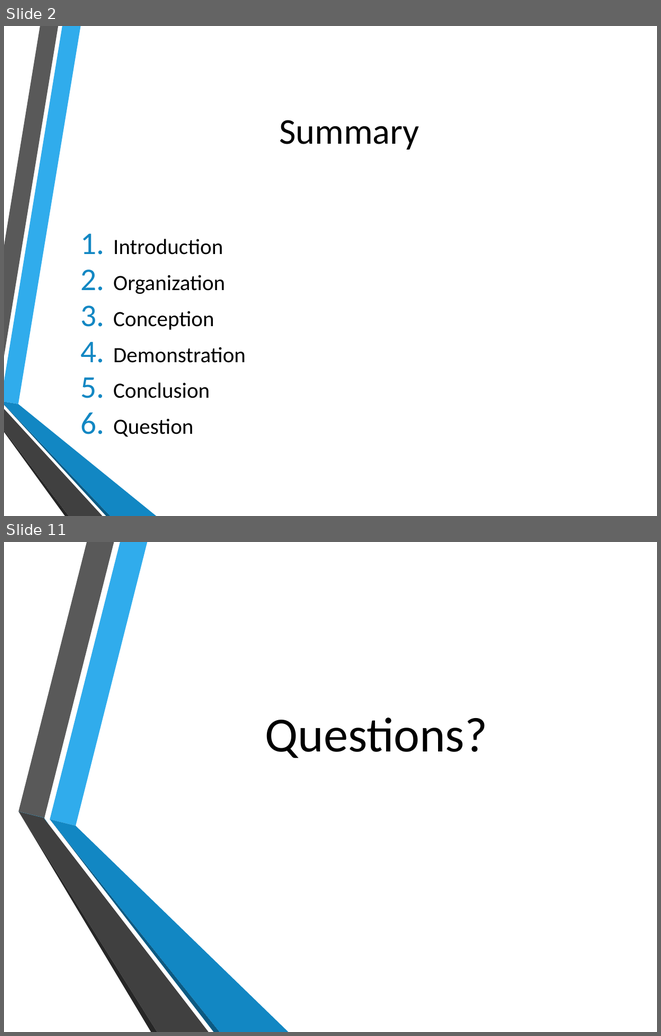
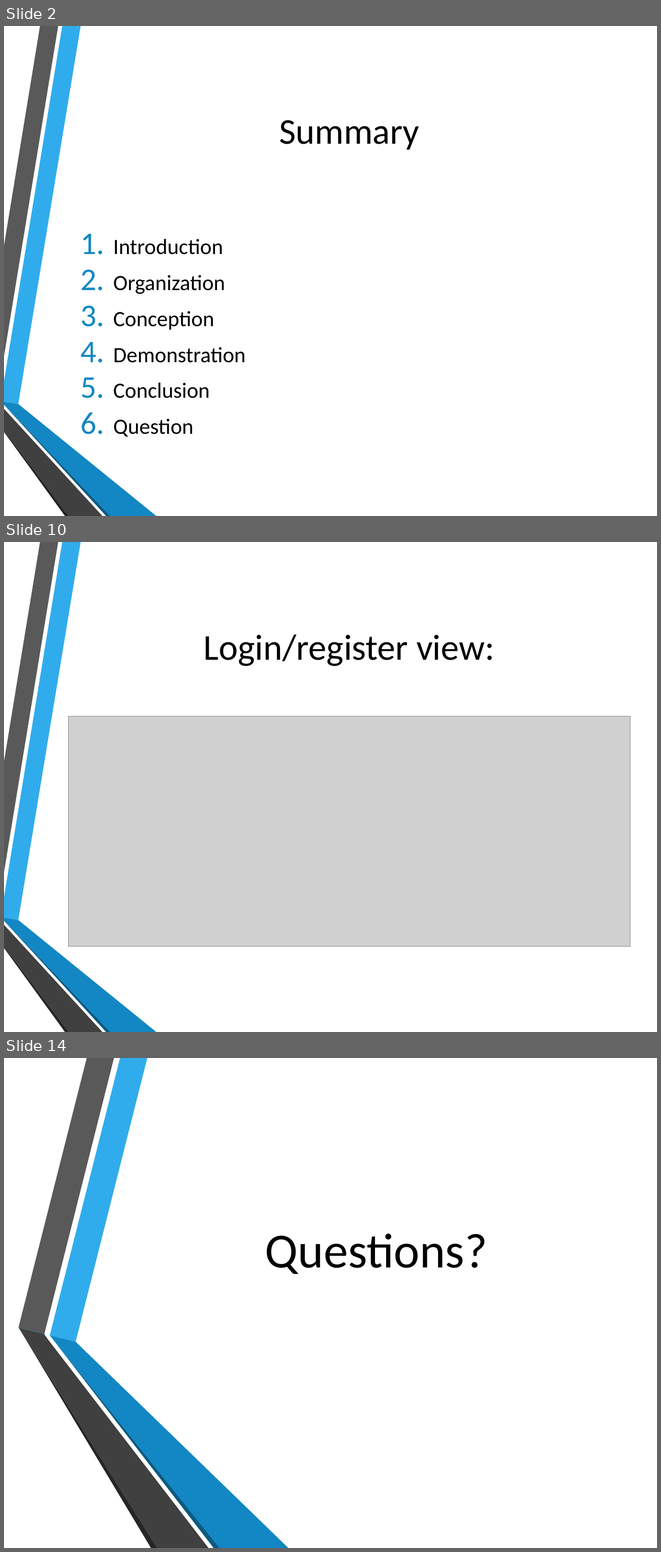
Before and after one commit to Alex4064/ProjetWeb, a slide deck: Documentation/Presentation project.pptx. Shown one above the other, each under a label of ours: slides 2 and 11 before the commit, slides 2, 10 and 14 after it; the slides between them are not shown. The pictures are 661x1036 and 661x1552 pixels, drawn with LibreOffice and Linux fonts; fonts in the diff are those of the drawing; grey boxes stand for pictures; background and template pictures are left out. Boxes give left, top, right and bottom in pixels: in the first picture for what was removed or moved away, otherwise in the second. Text is boxed around its words. In the diff, an @@ line names an element or a change of style, - is before the commit and + after.

```diff
--- a/Documentation/Presentation project.pptx
+++ b/Documentation/Presentation project.pptx
@@ slide 10 added at bbox=[4, 542, 657, 1032], background picture (left out); not listed: 6 template elements that a slide beside it also shows @@
@@ title added at bbox=[204, 634, 494, 666], 40 pt, text #000000 @@
+Login/register view:
@@ picture added at bbox=[68, 716, 630, 946] @@
@@ what was slide 11 is now slide 14 @@
```
Also in this commit, not shown: 7 slides changed, 4 other slides added, 2 slides removed, 6 other files.
